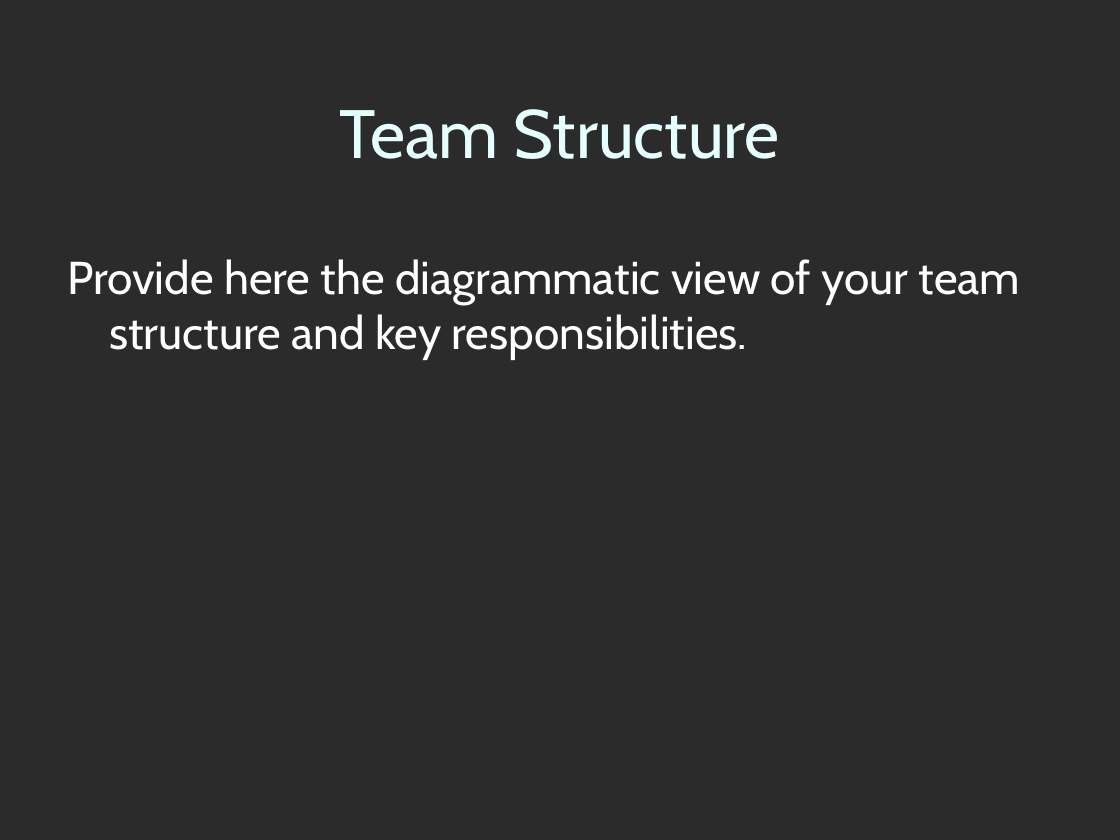
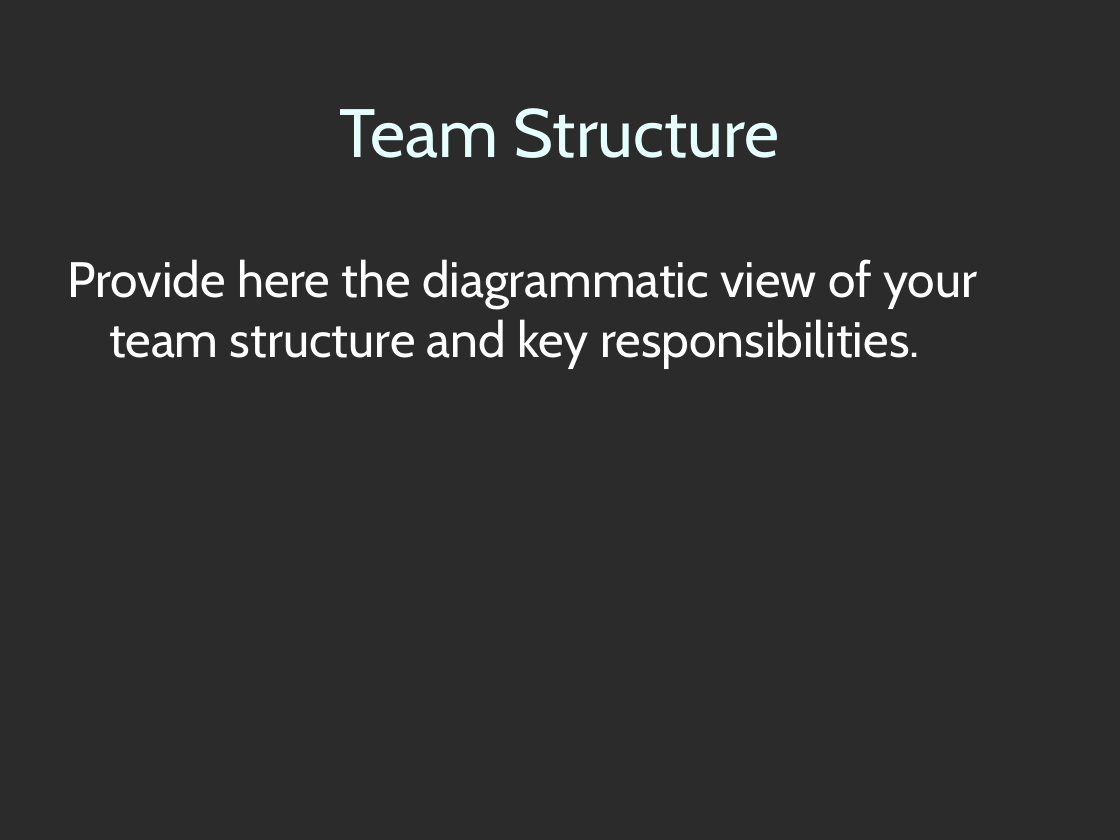
Before and after one commit to alihussainia/Spam-Email-Classification-Project, a slide deck: slide 11 of CS619_Project/FinalDeliverables/3-SamplePresentation.ppt (slide 9 before the commit). Drawn at 1120x840 pixels with LibreOffice and Linux fonts; fonts in the diff are those of the drawing; background and template pictures are left out; a plain dark background stands for a picture behind light text. Boxes give left, top, right and bottom in pixels: in the first picture for what was removed or moved away, otherwise in the second. Text is boxed around its words. In the diff, an @@ line names an element or a change of style, - is before the commit and + after.

```diff
--- a/CS619_Project/FinalDeliverables/3-SamplePresentation.ppt
+++ b/CS619_Project/FinalDeliverables/3-SamplePresentation.ppt
@@ text "Provide here the diagrammatic view ..." at (67,259,977,368): size 29.6 to 32 pt; indent changed @@
```
Also in this commit, not shown: 5 other slides changed, 5 slides added, 3 slides removed, 1 other file.
